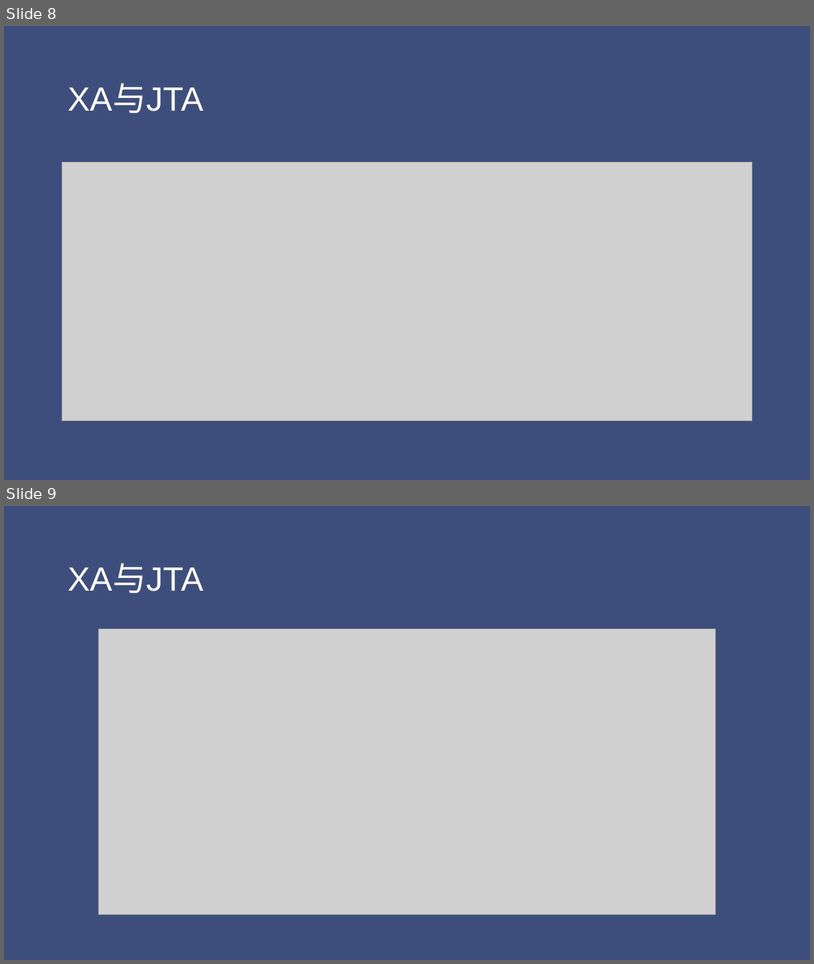
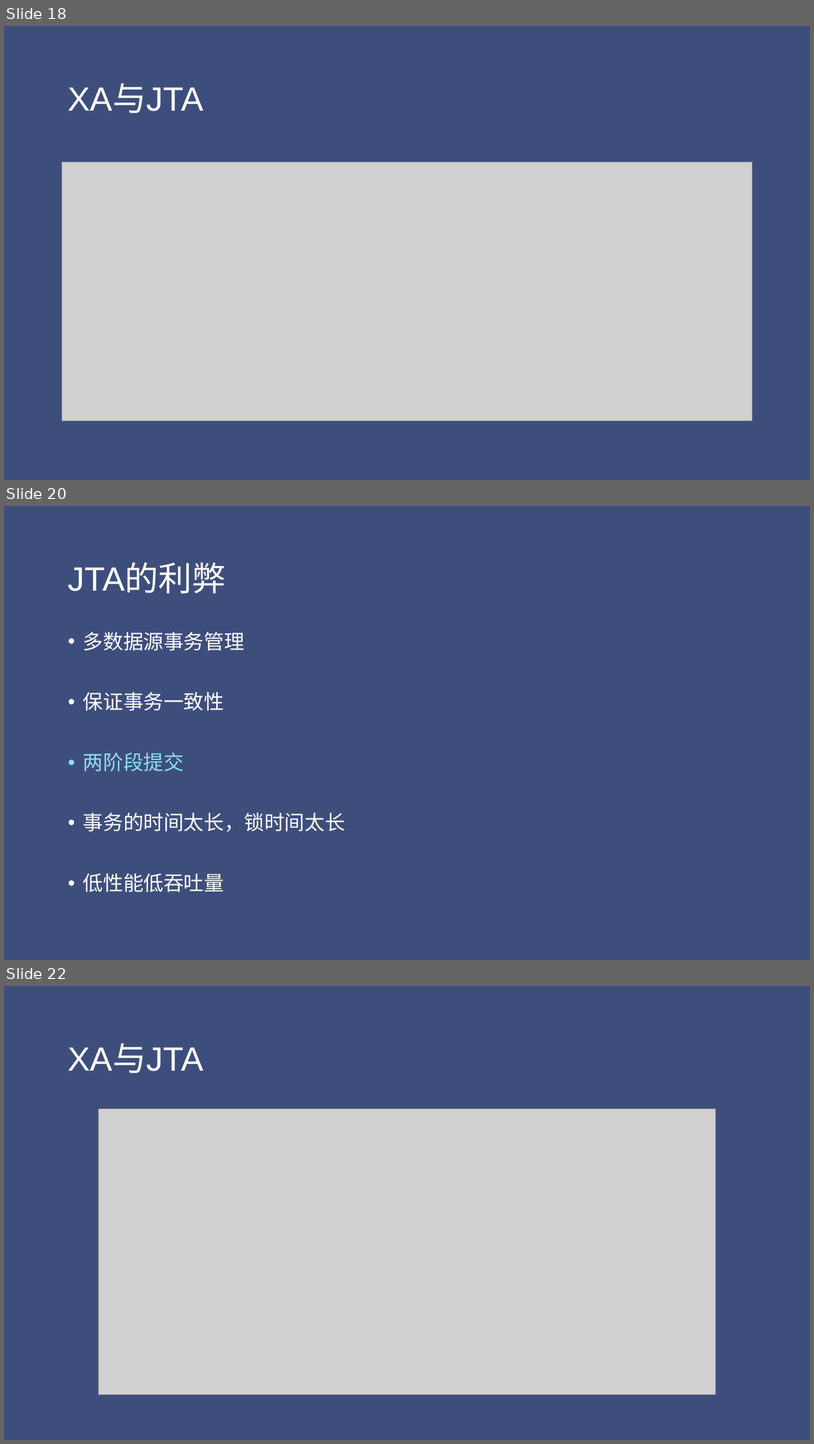
Before and after one commit to jungle0127/springcloudstudy, a slide deck: docs/distributedsystemtransaction.pptx. Shown one above the other, each under a label of ours: slides 8 and 9 before the commit, slides 18, 20 and 22 after it; the slides between them are not shown. The pictures are 814x964 and 814x1444 pixels, drawn with LibreOffice and Linux fonts; fonts in the diff are those of the drawing; grey boxes stand for pictures. Boxes give left, top, right and bottom in pixels: in the first picture for what was removed or moved away, otherwise in the second. Text is boxed around its words. In the diff, an @@ line names an element or a change of style, - is before the commit and + after.

```diff
--- a/docs/distributedsystemtransaction.pptx
+++ b/docs/distributedsystemtransaction.pptx
@@ slide 20 added at bbox=[4, 506, 810, 960], background #3E4E7C @@
@@ title added at bbox=[68, 564, 226, 594], 40 pt, text #FFFFFF @@
+JTA的利弊
@@ text added at bbox=[83, 631, 345, 892], 24 pt, text #FFFFFF @@
+• 多数据源事务管理
+• 保证事务一致性
+• 两阶段提交
+• 事务的时间太长，锁时间太长
+• 低性能低吞吐量
@@ what was slide 8 is now slide 18 @@
@@ what was slide 9 is now slide 22 @@
```
Also in this commit, not shown: 2 slides changed, 13 other slides added, 8 other files.
